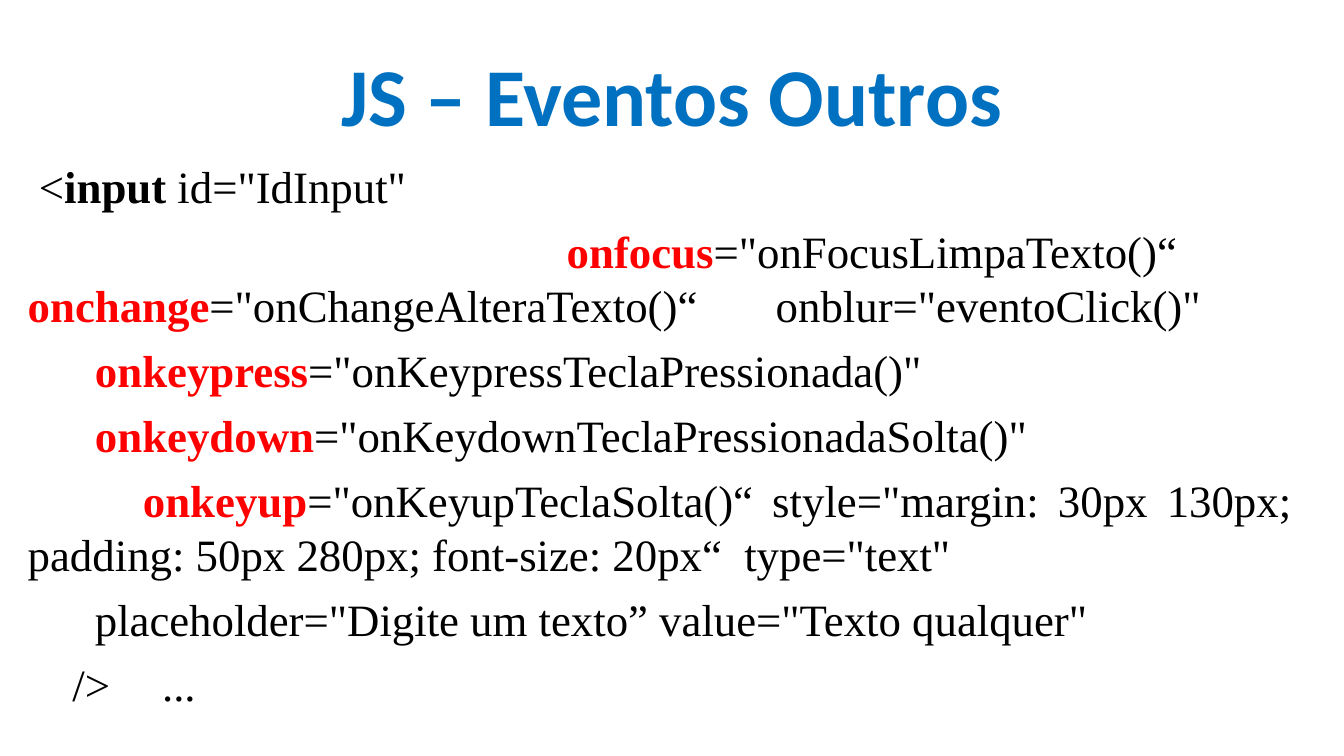
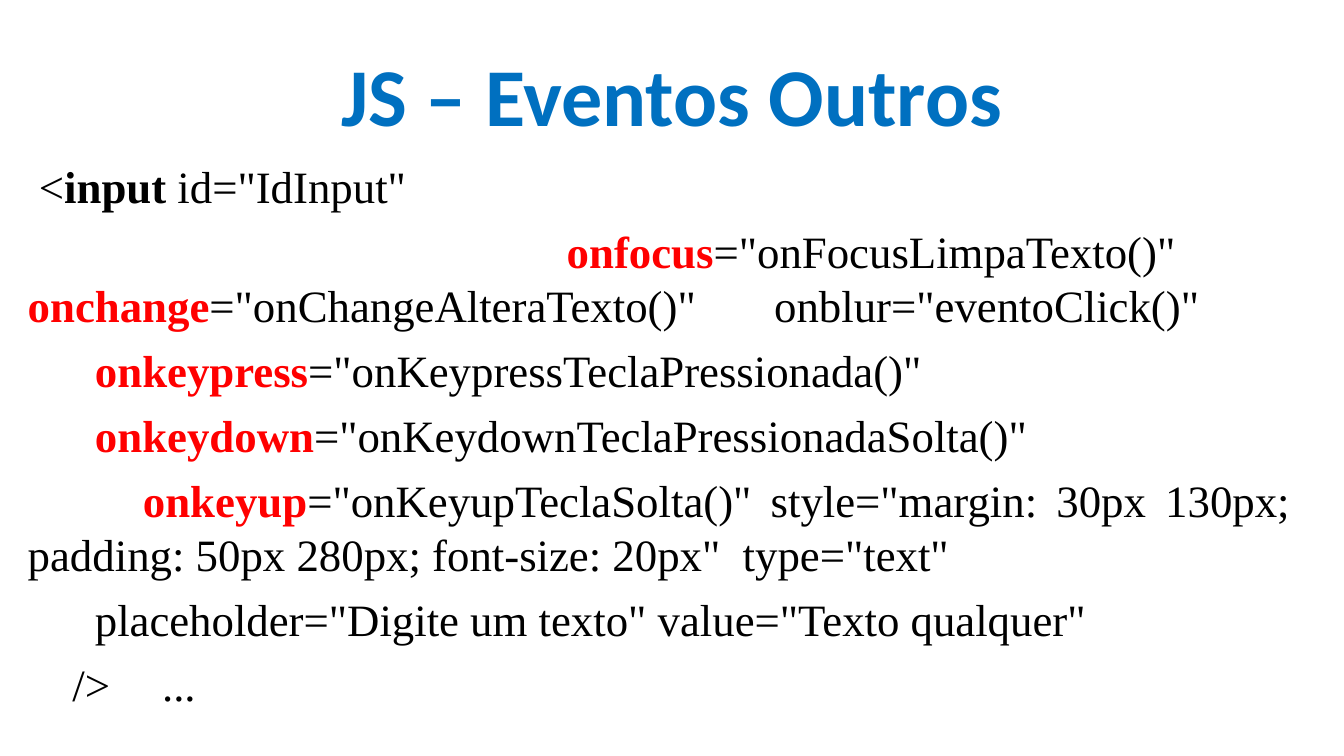
Before and after one commit to CloudEducationBrazil/WydenDesenvolvimentoWebPHP, a slide deck: slide 14 of 01 Classes/Aula 10 Desenvolvimento Web PHP - JS.pptx. Drawn at 1344x756 pixels with LibreOffice and Linux fonts; fonts in the diff are those of the drawing; background and template pictures are left out. Boxes give left, top, right and bottom in pixels: in the first picture for what was removed or moved away, otherwise in the second. Text is boxed around its words. In the diff, an @@ line names an element or a change of style, - is before the commit and + after.

```diff
--- a/01 Classes/Aula 10 Desenvolvimento Web PHP - JS.pptx
+++ b/01 Classes/Aula 10 Desenvolvimento Web PHP - JS.pptx
@@ text at (28, 236, 1199, 332): text changed @@
-onfocus="onFocusLimpaTexto()“ onchange="onChangeAlteraTexto()“ onblur="eventoClick()"
+onfocus="onFocusLimpaTexto()" onchange="onChangeAlteraTexto()" onblur="eventoClick()"
@@ text at (28, 486, 1289, 645): text changed @@
-onkeyup="onKeyupTeclaSolta()“ style="margin: 30px 130px; padding: 50px 280px; font-size: 20px“ type="text"
-placeholder="Digite um texto” value="Texto qualquer"
+onkeyup="onKeyupTeclaSolta()" style="margin: 30px 130px; padding: 50px 280px; font-size: 20px" type="text"
+placeholder="Digite um texto" value="Texto qualquer"
```
Also in this commit, not shown: 19 other slides changed, 1 slide added, 4 other files.
